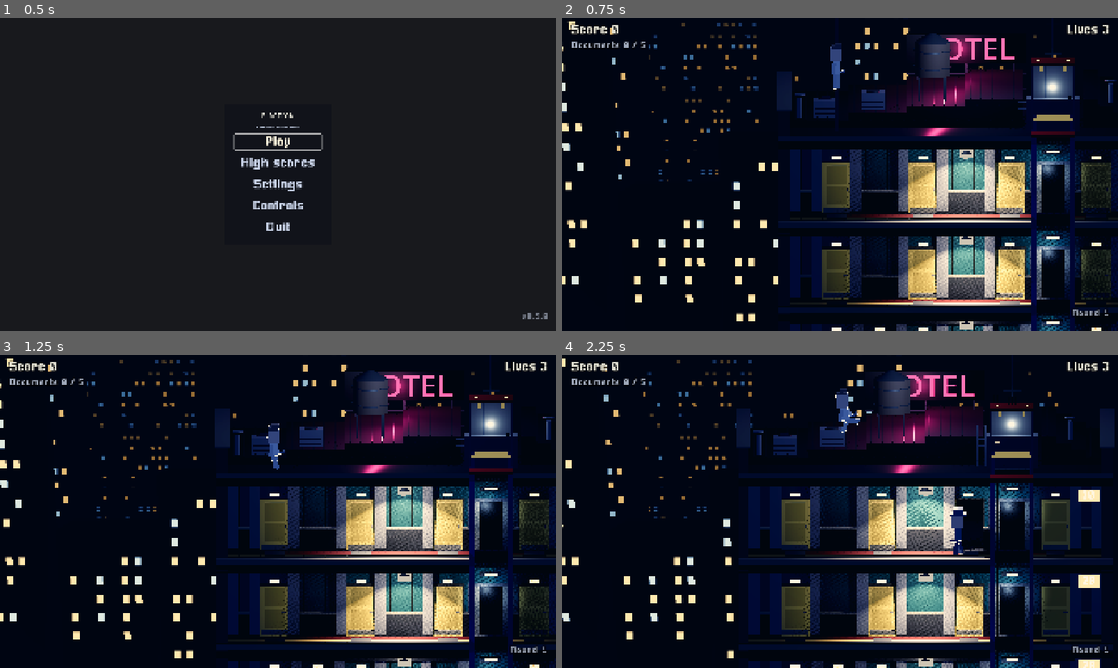
Above: before the commit, frames 1-4 (two rows, left to right).
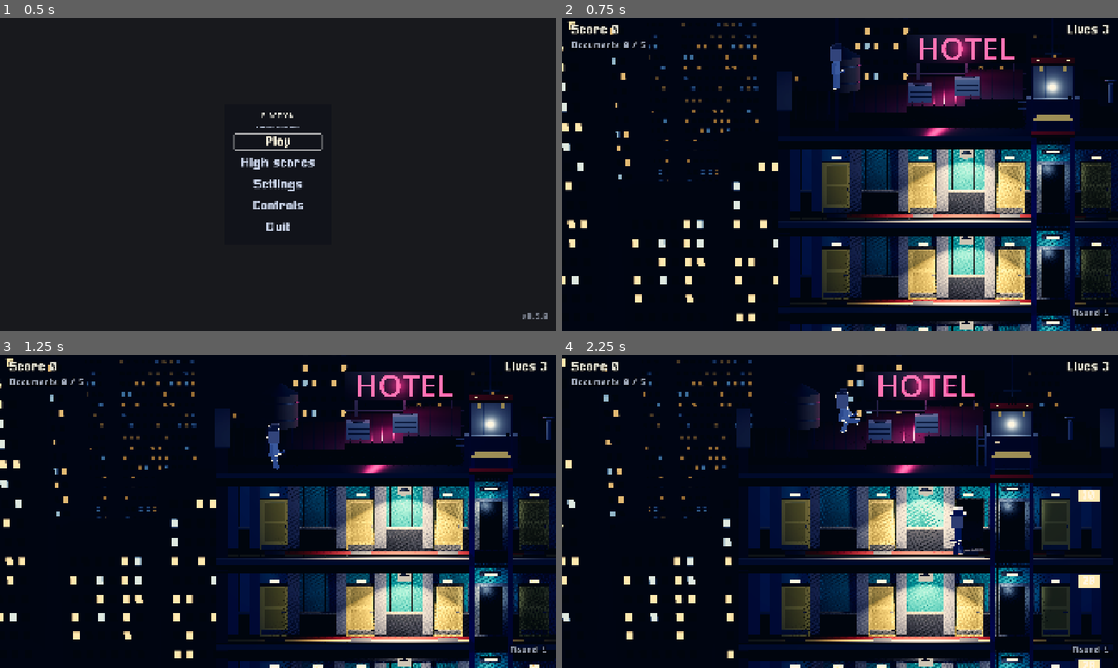
Above: after the commit, the same moments.

Repository: BalashovDmitriy/elaction
Game: Godot game, scene res://src/main.tscn
Two runs of this game, one before a commit and one after it. Both use one fixed random seed, a clock stepped at 60 frames per second and the inputs below.
Inputs (mouse positions are in pixels of both pictures, inside the frame that each line leads up to):
- Up to frame 1 (0.5 s): no input
- Up to frame 2 (0.75 s): click "Play" at 0.5 s
- Up to frame 3 (1.25 s): no input
- Up to frame 4 (2.25 s): tap Enter at 1.25 s; move the mouse to (962, 495) at 1.27 s; hold Right (move_right) 1.28-2 s; tap X (shoot) at 1.35 s; click (962, 495) at 1.42 s; tap Space (jump) at 1.52 s; drag from (728, 527) to (812, 574) at 2.02 s

Frame 1 is identical in both runs. In frame 2, 7.7% of the frame differs, in the area x 41-99%, y 4-100%; in frame 3, 7.7%; in frame 4, 8.7%, in the area x 34-96%, y 4-100%.

Commit message:
feat(m20): палитра раунда заметна, окна города сеткой
Задняя стена берёт тон этажа палитры на 45% вместо 18%, дорожка — тон
кладки: раунды 1–4 различаются на глаз (кадр rounds.jpg, layout_shot
--round). Погасшие окна города — тёмное стекло: фасад читается сеткой.
Бак на крыше не закрывает вывеску.

Co-Authored-By: Claude Opus 5.5 (1M context) <noreply@anthropic.com>

Diff:
--- a/src/levels/building_shell.gd
+++ b/src/levels/building_shell.gd
@@ -33,6 +33,10 @@
 ## этажа, наружные стены — кладку (ADR-0029, решение 5). Немного: палитра —
 ## оттенок раунда, а не заливка, и читаемость держится на всех.
 const PALETTE_SHARE: float = 0.18
+
+## Доля тона этажа палитры в задней стене — больше, чем в кладке: на 18% раунды
+## на кадре не различались (вопрос пользователя, ADR-0031, решение 5).
+const STORY_SHARE: float = 0.45
 
 ## Во сколько раз задняя стена тёмного этажа темнее светлой (ADR-0029, решение 6).
 ## Кадры M18e: на сумрачной башне тёмный этаж без ламп отличался от светлого
@@ -169,7 +173,7 @@
 ##
 ## Крыша стены не получает: над ней небо, а за ней — город ([CityBackdrop]).
 func _build_room() -> void:
-	var tone := GreyboxLook.BACK_WALL.lerp(_rules.palette.story, PALETTE_SHARE)
+	var tone := GreyboxLook.BACK_WALL.lerp(_rules.palette.story, STORY_SHARE)
 	var lit_back := GreyboxLook.surface(tone)
 	var unlit_back := GreyboxLook.surface(
 		Color(tone.r * UNLIT_SHADE, tone.g * UNLIT_SHADE, tone.b * UNLIT_SHADE)
--- a/src/levels/city_backdrop.gd
+++ b/src/levels/city_backdrop.gd
@@ -45,6 +45,10 @@
 ## Яркость окон по ряду глубины. Окна не берут дымку — в ней они гасли вместе с
 ## фасадами, и ночной город выходил без огней, — поэтому даль задаётся здесь.
 const WINDOW_FADE: Array[float] = [1.0, 0.75, 0.55, 0.4]
+
+## Погасшее окно — тёмное стекло чуть светлее фасада: по нему фасад читается
+## сеткой окон, а не россыпью огней (ADR-0031, решение 6).
+const WINDOW_DARK := Color(0.05, 0.06, 0.09)
 
 ## Дождь: сколько капель в виду, их вид и скорость, м/с. Редкий и прозрачный:
 ## на первых кадрах густой дождь над крышей закрывал Otto — погода фон, а не
@@ -262,6 +266,18 @@
 		var front := block.z + block.depth * 0.5 + 0.05
 		var grid := CityPlan.window_grid(block)
 		var left := block.x - float(grid.x - 1) * CityPlan.WINDOW_STEP.x * 0.5
+		var burning: Dictionary = {}
+		for window: Vector2i in block.lit:
+			burning[window] = true
+		for column in grid.x:
+			for level in grid.y:
+				var cell := Vector2i(column, level)
+				if burning.has(cell):
+					continue
+				var dark_x := left + float(column) * CityPlan.WINDOW_STEP.x
+				var dark_y := _ground + CityPlan.WINDOW_STEP.y * (float(level) + 1.0)
+				places.append(Transform3D(Basis.IDENTITY, Vector3(dark_x, dark_y, front)))
+				colors.append(WINDOW_DARK)
 		for window: Vector2i in block.lit:
 			var x := left + float(window.x) * CityPlan.WINDOW_STEP.x
 			var y := _ground + CityPlan.WINDOW_STEP.y * (float(window.y) + 1.0)
--- a/src/levels/floor_detail.gd
+++ b/src/levels/floor_detail.gd
@@ -43,7 +43,10 @@
 	_plan = plan
 	for index in rules.floors - 1:
 		_dress_floor(index)
-	_commit("runner", GreyboxLook.surface(RUNNER_COLOR))
+	# Дорожка — в тон кладки раунда: ещё одна метка, какой идёт раунд (ADR-0031).
+	_commit(
+		"runner", GreyboxLook.surface(RUNNER_COLOR.lerp(rules.palette.masonry.darkened(0.55), 0.6))
+	)
 	_commit("edge", GreyboxLook.surface(RUNNER_EDGE_COLOR))
 	_commit("seam", GreyboxLook.surface(SEAM_COLOR))
 	_commit("joint", GreyboxLook.surface(JOINT_COLOR))
--- a/src/levels/roof_kit.gd
+++ b/src/levels/roof_kit.gd
@@ -68,19 +68,15 @@
 	var long := left if left.y - left.x >= right.y - right.x else right
 	var short := right if long == left else left
 
-	_tank(
-		Vector2(
-			long.x + (long.y - long.x) * 0.6,
-			_top_at(steps, surface, long.x + (long.y - long.x) * 0.6)
-		)
-	)
+	# Бак у края, кондиционеры ближе к середине: бак посередине закрывал вывеску.
+	var tank_x := long.x + (long.y - long.x) * 0.22
+	_tank(Vector2(tank_x, _top_at(steps, surface, tank_x)))
 	for index in UNITS:
-		var x := long.x + (long.y - long.x) * (0.15 + 0.2 * float(index))
+		var x := long.x + (long.y - long.x) * (0.55 + 0.2 * float(index))
 		_unit(Vector2(x, _top_at(steps, surface, x)))
 	if short.y - short.x > 1.0:
 		var x := (short.x + short.y) * 0.5
 		_vent(Vector2(x, _top_at(steps, surface, x)))
-	_vent(Vector2(long.x + 0.4, _top_at(steps, surface, long.x + 0.4)))
 	_ladder(shaft.x - half_room - 0.2, surface)
 	_mast(shaft.x, surface - BuildingShafts.MACHINE_ROOM_SIZE.y)
 	_neon((bounds.x + bounds.y) * 0.5, surface)
--- a/tools/layout_shot.gd
+++ b/tools/layout_shot.gd
@@ -40,6 +40,8 @@
 var _level: GreyboxLevel = null
 var _folder: String = FOLDER
 var _seed: int = BUILDING_SEED
+## Раунд — палитра здания; ноль — правила по умолчанию (первый раунд).
+var _round: int = 0
 
 
 func _ready() -> void:
@@ -48,10 +50,12 @@
 			_folder = "res://screens/" + argument.trim_prefix("--folder=")
 		elif argument.begins_with("--seed="):
 			_seed = argument.trim_prefix("--seed=").to_int()
+		elif argument.begins_with("--round="):
+			_round = argument.trim_prefix("--round=").to_int()
 	DirAccess.make_dir_recursive_absolute(ProjectSettings.globalize_path(_folder))
 	GameState.instance().start_game()
 	_level = LEVEL_SCENE.instantiate() as GreyboxLevel
-	_level.rules = BuildingRules.new()
+	_level.rules = BuildingRules.for_building(_round) if _round > 0 else BuildingRules.new()
 	_level.building_seed = _seed
 	# Агентов выпускает только кадр про стену: в остальных ходящая фигура
 	# закрывает собой то, ради чего кадр снят.
@@ -62,6 +66,11 @@
 
 func _run() -> void:
 	var rules := _level.rules
+	if _round > 0:
+		# Кадр раунда: один этаж на палитре раунда — раунды сравниваются рядом.
+		await _shoot_floor("round%d" % _round, 2)
+		get_tree().quit(0)
+		return
 	await _shoot_floor("00_roof_seed%d" % _seed, BuildingRules.ROOF)
 	await _shoot_floor("01_tower", rules.wide_from - 1)
 	await _shoot_floor("02_podium", rules.floors - 2)
Not shown, changed: docs/STATUS.md
